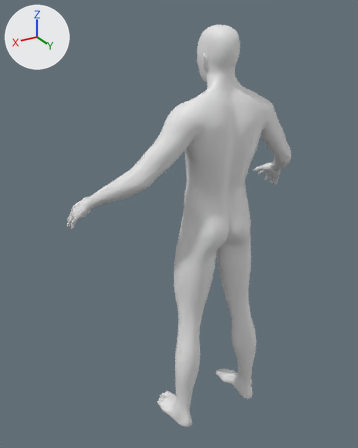
One commit to the glTF model game/assets/humans/half_giant_male_adult.glb: the scene before it, then after it.
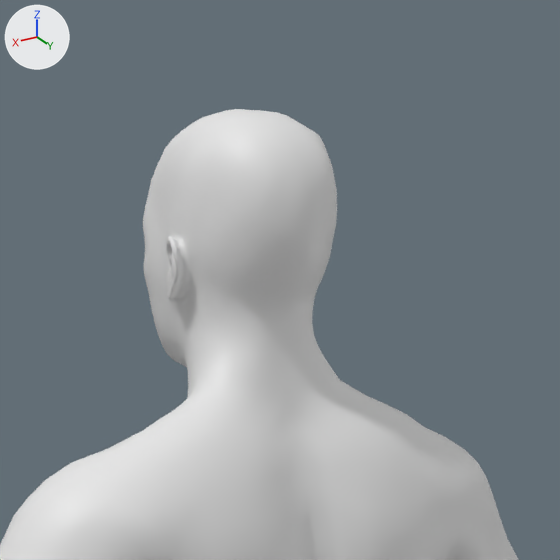
Old and new are each drawn whole from a 50 mm lens placed at (1.585, 2.173, 2.531), pointed at (0.106, -0.291, 1.299) and again close up on the part from 46% to 81% of the width and 0% to 28% of the height. Every picture has the same lights, and +X, +Y and +Z are marked at upper left. The last two pictures show the newer version. Materials are left out; every surface is plain grey. Vertices at exactly the same position are counted once.

Objects in the first close-up: 'Body'.
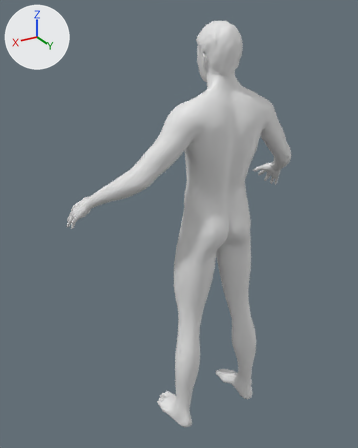
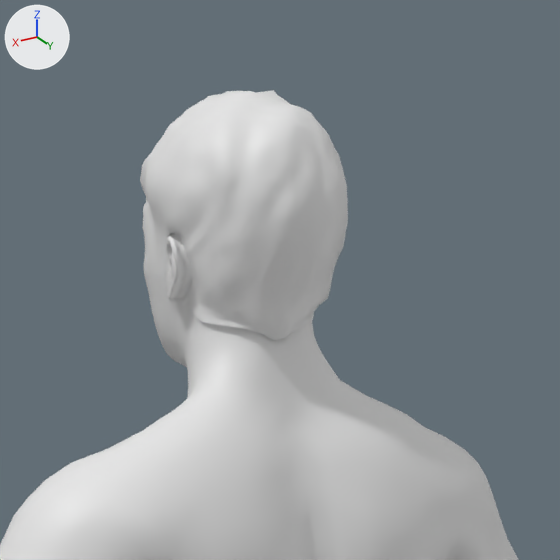
Location of each change, [x1, y1, x2, y2] in pixels of the close-ups (560 x 560 px):
'Body', reshaped: before [0, 109, 518, 560]; after [0, 90, 518, 560]
part 1 of me_mesh_0, added: after [140, 90, 348, 340]

What the commit changed:
me_mesh_0 is used by ob_body; location (0.0, 0.0, 0.0).
me_mesh_0 had 13380 vertices, 26756 faces and spanned x -0.78..0.78, y -0.52..0.13, z 0.0..2.47.
me_mesh_0 now has 15355 vertices, 30464 faces and spans x -0.78..0.78, y -0.52..0.13, z 0.0..2.49.
me_mesh_0 part 1: a new loose piece of 1755 vertices spanning x -0.12..0.11, y -0.21..0.07, z 2.22..2.49.
Other edits to the shape of me_mesh_0 do not show in these pictures.
